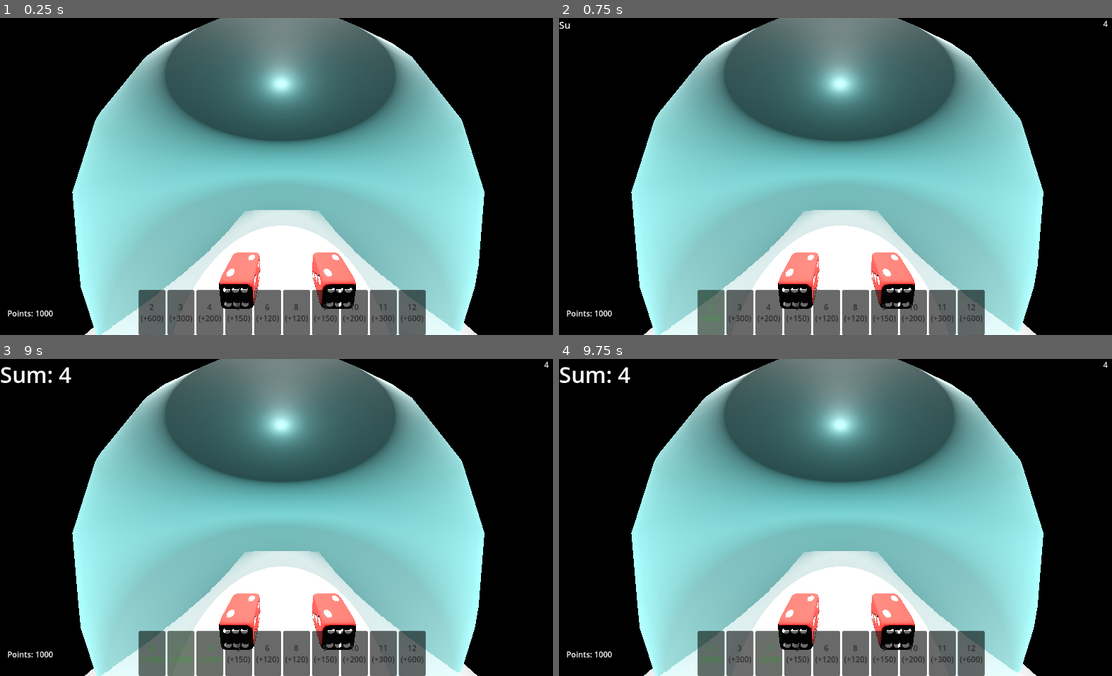
Above: before the commit, frames 1-4 (two rows, left to right).
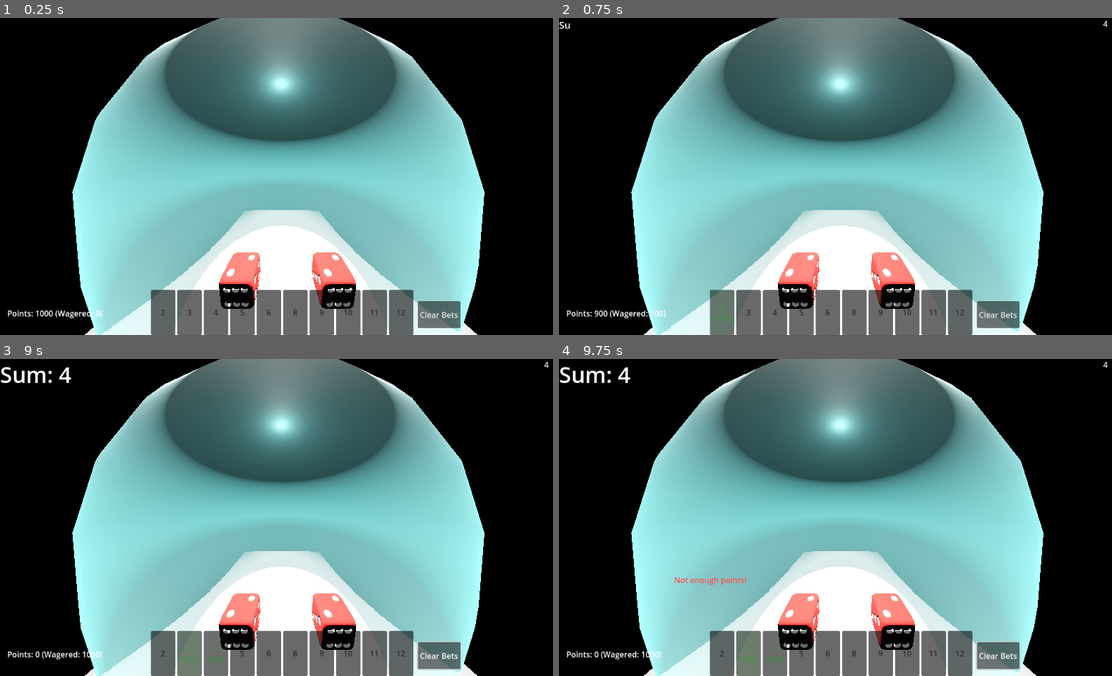
Above: after the commit, the same moments.

Repository: chenmas0n/BubbleCrapsSim
Game: Godot game, scene res://main.tscn
Same seed, same stepped clock (60 frames per second), same inputs: the game is played once before the commit and once after it.
Inputs (mouse positions are in pixels of both pictures, inside the frame that each line leads up to):
- Up to frame 1 (0.25 s): no input
- Up to frame 2 (0.75 s): click "2 (+600)" (after the commit: "2") at 0.5 s
- Up to frame 3 (9 s): click (436, 656) at 1.25 s, where only the run after the commit has a clickable "Clear Bets"; click "3 (+300)" (after the commit: "3") at 2 s; click "4 (+200)" (after the commit: "4") at 2.75 s; click "3 (+300)" (after the commit: "3 $100") at 3.5 s; click "3 (+300)" (after the commit: "3 $200") at 4.25 s; click "3 (+300)" (after the commit: "3 $300") at 5 s; click "3 (+300)" (after the commit: "3 $400") at 5.75 s; click "3 (+300)" (after the commit: "3 $500") at 6.5 s; click "3 (+300)" (after the commit: "3 $600") at 7.25 s; click "3 (+300)" (after the commit: "3 $700") at 8 s; click "3 (+300)" (after the commit: "3 $800") at 8.75 s
- Up to frame 4 (9.75 s): click "3 (+300)" (after the commit: "3 $900") at 9.5 s

The runs differ from the first frame. In frame 1, 2.5% of the frame differs, in the area x 9-84%, y 85-100%; in frame 2, 2.5%; in frame 3, 2.6%; in frame 4, 2.7%, in the area x 6-84%, y 68-100%.

Commit message:
11/1 dev
added proper betting system

Diff:
--- a/button_script.gd
+++ b/button_script.gd
@@ -1,26 +1,57 @@
 extends Button
 
-@export var button_value: int = 2  # Set this in the inspector for each button
-@export var normal_color: Color = Color(0.2, 0.2, 0.2)  # Dark gray
-@export var active_color: Color = Color(0.3, 0.6, 0.3)  # Green
+@export var button_value: int = 2
+@export var normal_color: Color = Color(0.2, 0.2, 0.2)
+@export var active_color: Color = Color(0.3, 0.6, 0.3)
 
-signal number_toggled(number: int, is_active: bool)
+signal wager_changed(number: int, wager_amount: int)
 
-var is_active: bool = false
+var current_wager: int = 0
+const WAGER_INCREMENT := 100
 
 func _ready():
 	pressed.connect(_on_pressed)
-	update_color()
-	# Prevent button from responding to keyboard input
+	update_display()
 	focus_mode = Control.FOCUS_NONE
 
 func _on_pressed():
-	is_active = !is_active  # Toggle
-	update_color()
-	number_toggled.emit(button_value, is_active)
+	# Increase wager by increment
+	var game_manager = get_node("/root/Main")
+	if not game_manager:
+		return
 
-func update_color():
-	if is_active:
+	# Check if player can afford this wager
+	var new_wager = current_wager + WAGER_INCREMENT
+	var points_needed = new_wager - current_wager
+
+	if points_needed > game_manager.points:
+		# Can't afford, show message
+		game_manager.show_message("Not enough points!")
+		return
+
+	current_wager = new_wager
+	wager_changed.emit(button_value, current_wager)
+	update_display()
+
+func _gui_input(event):
+	# Right-click to decrease/remove wager
+	if event is InputEventMouseButton and event.button_index == MOUSE_BUTTON_RIGHT and event.pressed:
+		if current_wager > 0:
+			current_wager -= WAGER_INCREMENT
+			if current_wager < 0:
+				current_wager = 0
+			wager_changed.emit(button_value, current_wager)
+			update_display()
+
+func reset_to_wager(wager: int):
+	current_wager = wager
+	update_display()
+
+func update_display():
+	# Update button text to show value and current wager
+	if current_wager > 0:
+		text = str(button_value) + "\n$" + str(current_wager)
 		modulate = active_color
 	else:
+		text = str(button_value)
 		modulate = normal_color
--- a/game_manager.gd
+++ b/game_manager.gd
@@ -7,9 +7,6 @@
 var total: int = 0
 const MAX_DISPLAY := 5
 var all_history: Array[int] = []
-
-const SEVEN_PENALTY := 500
-
 
 # Wagering system
 var points: int = 1000
@@ -37,25 +34,86 @@
 @onready var points_label: Label = $CanvasLayer/Points  # NEW: Reference your Points label
 @onready var points_feedback_label: Label = $CanvasLayer/PointsFeedback
 @onready var message_label: Label = $CanvasLayer/MessageLabel
+@onready var clear_bets_button: Button = $CanvasLayer/ClearBetsButton
 
 func _ready() -> void:
-	 # Connect all number buttons
-	for button in get_tree().get_nodes_in_group("number_buttons"):
-		button.number_toggled.connect(_on_number_toggled)
-		var button_value = button.button_value
-		var payout = PAYOUT_TABLE.get(button_value, 0)
-		if button_value == 7:
-			button.text = str(button_value) + "\n(-" + str(SEVEN_PENALTY) + ")"
-		else:
-			button.text = str(button_value) + "\n(+" + str(payout) + ")"
+	# Connect all number buttons
+	for button in get_tree().get_nodes_in_group("number_buttons"):
+		button.wager_changed.connect(_on_wager_changed)
+
+	# Connect to floor shake signal
 	var floor = get_node_or_null("ShakeFloor")
+
+	# Initialize points display
+	update_points_display()
+
+	if message_label:
+		message_label.visible = false
+	if clear_bets_button:
+		clear_bets_button.pressed.connect(_on_clear_bets_pressed)
 	if floor:
 		floor.shake_started.connect(_on_shake_started)
-	update_points_display()
-
-# Hide message label initially
-	if message_label:
-		message_label.visible = false
+
+func clear_all_wagers() -> void:
+	# Return all wagered points
+	var total_returned = get_total_wagered()
+	points += total_returned
+
+	# Clear wagers dictionary
+	wagers.clear()
+	active_numbers.clear()
+
+	# Reset all button displays
+	for button in get_tree().get_nodes_in_group("number_buttons"):
+		button.reset_to_wager(0)
+
+	update_points_display()
+	print("Cleared all wagers. Returned ", total_returned, " points")
+func _on_wager_changed(number: int, wager_amount: int) -> void:
+	# Remove old wager if exists
+	var old_wager = wagers.get(number, 0)
+
+	# Check if player has enough points
+	var points_difference = wager_amount - old_wager
+
+	if points_difference > points:
+		show_message("Insufficient funds!")
+		# Reset button to old wager
+		var button = get_button_for_number(number)
+		if button:
+			button.reset_to_wager(old_wager)
+		return
+
+	# Update wager
+	if wager_amount <= 0:
+		# Remove wager completely
+		wagers.erase(number)
+		points += old_wager  # Return points
+		active_numbers.erase(number)
+	else:
+		# Update wager
+		wagers[number] = wager_amount
+		points -= points_difference
+
+		# Add to active numbers if not already there
+		if number not in active_numbers:
+			active_numbers.append(number)
+
+	update_points_display()
+	print("Wager on ", number, ": ", wager_amount, " | Remaining: ", points)
+
+func get_total_wagered() -> int:
+	var total_wagered = 0
+	for wager in wagers.values():
+		total_wagered += wager
+	return total_wagered
+
+func get_button_for_number(number: int) -> Button:
+	for button in get_tree().get_nodes_in_group("number_buttons"):
+		if button.button_value == number:
+			return button
+	return null
+
 
 func show_points_change(amount: int) -> void:
 	if points_feedback_label:
@@ -70,8 +128,6 @@
 		# Hide after 1 second
 		await get_tree().create_timer(1.0).timeout
 		points_feedback_label.visible = false
-func update_points_display() -> void:
-	points_label.text = "Points: " + str(points)
 
 func _on_shake_started() -> void:
 	game_state = GameState.ROLLING
@@ -101,24 +157,68 @@
 	print("Active numbers: ", active_numbers)
 
 func check_sum_match() -> void:
-	var active_sum = 0
+	# Case 1: Rolled a 7 - lose ALL wagers
 	if total == 7:
-		points -= SEVEN_PENALTY
-		sum_label.add_theme_color_override("font_color", Color(1, 0, 0))  # Red
-		print("Rolled 7! Lost ", SEVEN_PENALTY, " points")
+		var total_lost = get_total_wagered()
+		wagers.clear()
+		active_numbers.clear()
+		sum_label.add_theme_color_override("font_color", Color(1, 0, 0))
+		print("Rolled 7! Lost all wagers: ", total_lost, " points")
+
+		# Reset all buttons
+		for button in get_tree().get_nodes_in_group("number_buttons"):
+			button.reset_to_wager(0)
+
 		update_points_display()
 		return
-	# Check if player guessed correctly
+
+	# Case 2: Rolled a number we wagered on - WIN!
 	if total in active_numbers:
+		var wager = wagers.get(total, 0)
+		var base_payout = PAYOUT_TABLE.get(total, 0)
 		var payout = PAYOUT_TABLE.get(total, 0)
-		points += payout
-		sum_label.add_theme_color_override("font_color", Color(0, 1, 0))  # Green
-		print("Correct! Rolled ", total, " - Won ", payout, " points!")
+		var profit = int((wager * base_payout) / 100.0)
+		var total_win = wager + profit  # Get wager back + scaled profit
+
+		points += total_win
+		sum_label.add_theme_color_override("font_color", Color(0, 1, 0))
+		print("WIN! Rolled ", total, " - Wager: ", wager, " + Profit: ", profit, " = ", total_win, " total")
+
+		# Keep wagers active for next roll (they stay on the table)
+
+	# Case 3: Rolled a number we didn't wager on (not 7) - wagers stay active
 	else:
-		# Wrong guess - no points
-		sum_label.add_theme_color_override("font_color", Color(1, 1, 1))  # White
-		print("Missed - Rolled ", total, " but didn't select it")
-	update_points_display()
+		sum_label.add_theme_color_override("font_color", Color(1, 1, 1))
+		print("Rolled ", total, " - No bet on this number. Wagers remain.")
+		# Wagers stay in place, points don't change
+
+	update_points_display()
+	check_game_over()
+
+func show_message(text: String) -> void:
+	if message_label:
+		message_label.text = text
+		message_label.visible = true
+		message_label.add_theme_color_override("font_color", Color(1, 0.3, 0.3))
+
+		# Hide after 2 seconds
+		await get_tree().create_timer(2.0).timeout
+		if message_label:
+			message_label.visible = false
+
+func update_points_display() -> void:
+	var wagered = get_total_wagered()
+	points_label.text = "Points: " + str(points) + " (Wagered: " + str(wagered) + ")"
+
+func check_game_over() -> void:
+	if points <= 0 and get_total_wagered() == 0:
+		points = 0
+		update_points_display()
+		lock_buttons()
+		sum_label.text = "GAME OVER!"
+		sum_label.add_theme_color_override("font_color", Color(1, 0, 0))
+		show_message("Game Over! No points left!")
+
 func _update_history_ui() -> void:
 	# Use your variable name here; if you kept `history_label`, use that.
 	for child in history_label.get_children():
@@ -133,6 +233,18 @@
 func lock_buttons() -> void:
 	for button in get_tree().get_nodes_in_group("number_buttons"):
 		button.disabled = true
+		button.modulate.a = 0.6
+	if clear_bets_button:
+		clear_bets_button.disabled = true
 func unlock_buttons() -> void:
 	for button in get_tree().get_nodes_in_group("number_buttons"):
 		button.disabled = false
+		button.modulate.a = 1.0
+
+# Re-enable clear button after roll
+	if clear_bets_button:
+		clear_bets_button.disabled = false
+
+
+func _on_clear_bets_pressed() -> void:
+	clear_all_wagers()
--- a/main.tscn
+++ b/main.tscn
@@ -157,6 +157,13 @@
 
 [node name="CanvasLayer" type="CanvasLayer" parent="."]
 
+[node name="ClearBetsButton" type="Button" parent="CanvasLayer"]
+offset_left = 853.0
+offset_top = 579.0
+offset_right = 940.0
+offset_bottom = 634.0
+text = "Clear Bets"
+
 [node name="number_buttons" type="GridContainer" parent="CanvasLayer"]
 anchors_preset = 7
 anchor_left = 0.5
